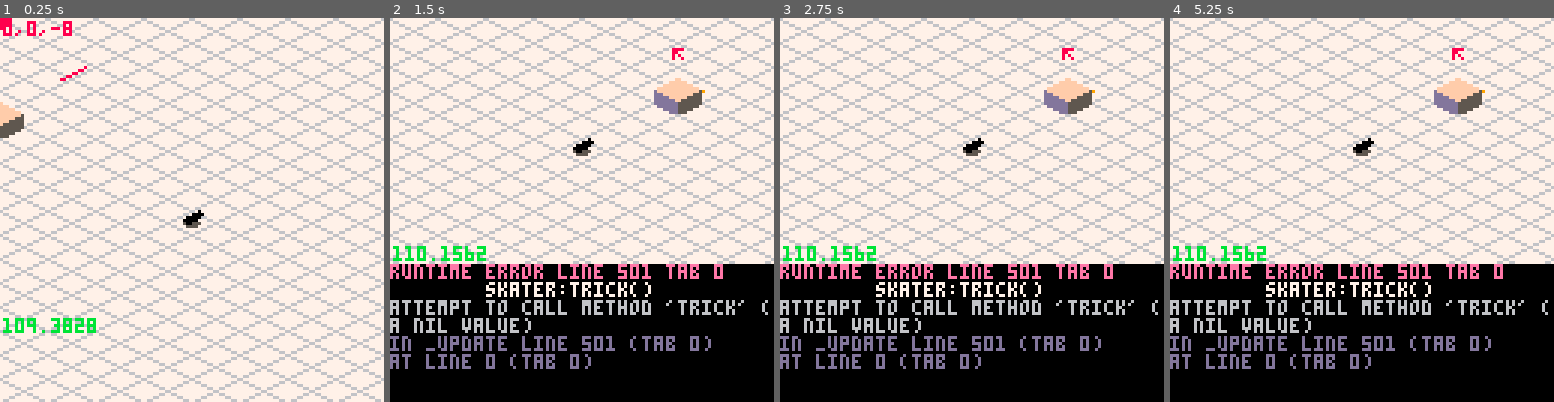
Above: before the commit, frames 1-4 (left to right).
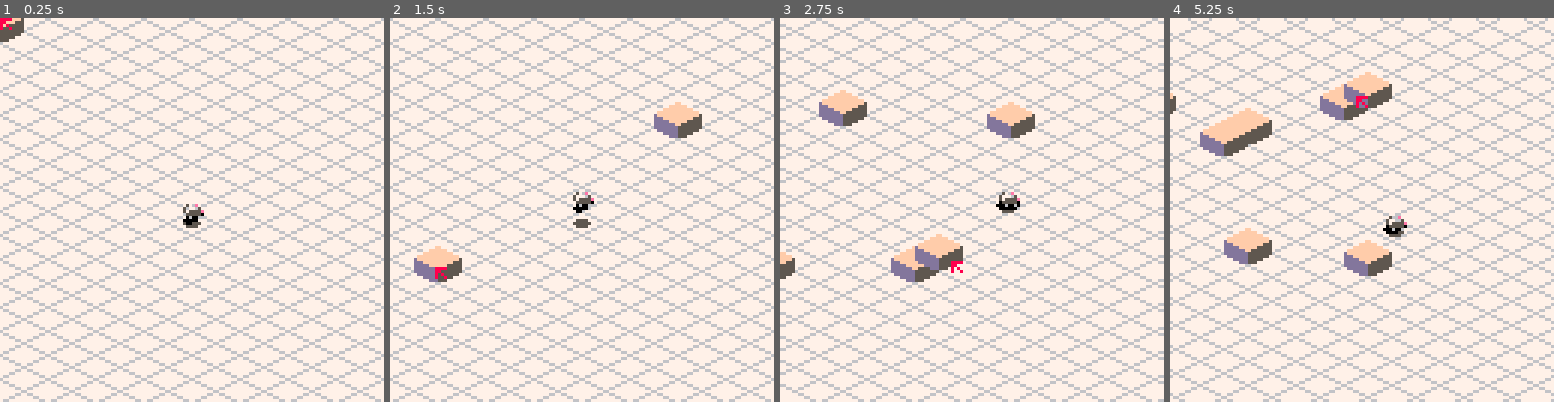
Above: after the commit, the same moments.

Repository: morganq/tinyhawk
Game: PICO-8 cartridge tinyhawk.p8
Two runs of this game, one before a commit and one after it. Both use one fixed random seed, a clock stepped at 60 frames per second and the inputs below.
Inputs (mouse positions are in pixels of both pictures, inside the frame that each line leads up to):
- Up to frame 1 (0.25 s): no input
- Up to frame 2 (1.5 s): tap X (X key) at 0.33, 1.07 s; click (670, 121) at 0.67 s; tap O (Z key) at 0.7 s; click (436, 267) at 1.22 s
- Up to frame 3 (2.75 s): hold Right 1.6-2.1 s; tap O (Z key) at 1.7, 2.1, 2.5 s; click (887, 114) at 1.77 s; tap X (X key) at 1.85 s; hold Up 2.15-2.42 s; click (952, 259) at 2.32 s; hold Right from 2.47 s (still down)
- Up to frame 4 (5.25 s): click (1404, 106) at 2.87 s; tap O (Z key) every 0.4 s from 2.9 to 4.9 s; tap X (X key) at 2.97, 4.08, 5.2 s; release Right at 3.03 s; hold Left 3.08-3.58 s; click (1465, 256) at 3.42 s; hold Down 3.63-3.97 s; click (1231, 102) at 3.97 s; hold Right 4.02-4.68 s; click (1292, 248) at 4.52 s; hold Up 4.73-5.03 s; click (1354, 94) at 5.07 s; hold Left from 5.08 s (still down)

The runs differ from the first frame. In frame 1, 1.5% of the frame differs, in the area x 0-54%, y 0-83%; in frame 2, 38%; in frame 3, 62%; in frame 4, 66%, in the area x 0-100%, y 0-100%.
Error before the commit: runtime error line 501 tab 0; skater:trick(); attempt to call method 'trick' (a nil value)

Commit message:
pre change controls

Diff:
--- a/collision.lua
+++ b/collision.lua
@@ -1,9 +1,4 @@
-function get_cell(v)
-    local x,z = v[1]\1, v[3]\1
-    if map[x] and map[x][z] then
-        return map[x][z]
-    end
-end
+ground_volume = {{pt={0,0,0}, normal={0,1,0}}}
 
 block_volumes = {
     {
@@ -200,55 +195,51 @@
     local e = 0.001
     local eps = 0.001
     local loops = 0
-    --printh("--")
-    --printh("TOTAL VEL LEN = " .. v_mag(new_vel))
+    local collision_plane = nil
     while not done do
         local mag = v_mag(new_vel)
-        --printh("loop vel len = " .. mag)
         local start_pt = v_copy(new_pt)
         local nearest_volume, nearest, nt = find_first_collision(new_pt, new_vel, volumes)
+
         if nearest and loops < 20 then
-            --printh("collision, nt = " .. nt)
-            --pv(nearest.normal)
+            collision_plane = nearest
             local t = nt - eps / mag
             local delta = v_mul(new_vel, t)
-
             new_pt = v_add(new_pt, delta)
-            --printh("new point = ")
-            --pv(new_pt)
             local vel_rest = v_mul(new_vel, 1 - t)
-            --local tangent = {nearest.normal[2], -nearest.normal[1], nearest.normal[3]}
-            --local tangent = {0,0,1}
             local tangent = v_norm( v_cross( v_cross( v_norm(new_vel), nearest.normal ), nearest.normal ) )
-            --printh("tangent")
-            --pv(tangent)
             local tmsq = v_mag( tangent )
             if tmsq < 0.9 or tmsq > 1.1 then
                 done = true
             else
                 local dist_tan = v_dot(vel_rest, tangent)
-                --printh(dist_tan .. " / " .. v_mag(vel_rest))
-                --new_vel = v_mul(tangent, v_mag(vel_rest) * sign(dist_tan))
                 new_vel = v_mul(tangent, dist_tan)
-                --pv(new_vel)
             end
 
-            --new_vel = v_sub(new_vel, delta)
-            --local d = v_dot(new_vel, nearest.normal)
-            --local j = max((1 + e) * -d, 0);
-            --printh("old vel: " .. v_mag(new_vel))
-
-            --new_vel = v_add(new_vel, v_mul(nearest.normal, j))
-            --local tangent = {nearest.normal.y, -nearest.normal.x, nearest.normal.z}
-            --local vel2 = v_sub(new_pt, start_pt)
-            --local projection = v_dot(vel2, tangent)
-            --new_vel =
             loops += 1
         else
             done = true
-            new_pt = v_add(new_pt, new_vel)
-        end
-    end
-
-    return new_pt, v_sub(new_pt, pt)
-end
+            new_pt = v_add(new_pt, new_vel), collision_plane
+        end
+    end
+
+    return new_pt, v_sub(new_pt, pt), collision_plane
+end
+
+function get_rail_t(pt, rail)
+    local delta = v_sub(rail[2], rail[1])
+    local len = v_mag(delta)
+    local rail_fwd = v_norm(delta)
+    local pos_delta = v_sub(pt, rail[1])
+    return v_dot(pos_delta, rail_fwd), rail_fwd, len
+end
+
+function get_next_rail_pt(pt, fwd, speed, rail)
+    local t, rail_fwd, len = get_rail_t(pt, rail)
+    local t2 = t + speed
+    printh("t: " .. t .. " t2: " .. t2)
+    if v_dot(fwd, rail_fwd) < 0 then
+        t2 = t - speed
+    end
+    return v_add(rail[1], v_mul(rail_fwd, t2)), t, len
+end
--- a/editor.lua
+++ b/editor.lua
@@ -52,6 +52,17 @@
         rotation = (rotation + 1) % 4
         editor_fliph = rotations[rotation + 1][1]
         editor_flipv = rotations[rotation + 1][2]
+    end
+
+    if symbol == "g" then
+        fix_grinds()
+    end
+
+    if symbol == "s" then
+        save()
+    end
+    if symbol == "l" then
+        load()
     end
 
     if btn(0) then
@@ -126,8 +137,33 @@
     debugs = {}
 
     camera()
-    print(mv[1] .. "," .. mv[2] .. "," .. mv[3], 1, 1, 8)
-    draw_v(v_mul(skater.fwd, 1), 20, 20)
+    --print(mv[1] .. "," .. mv[2] .. "," .. mv[3], 1, 1, 8)
+    --draw_v(v_mul(skater.fwd, 1), 20, 20)
     spr(1, mx, my)
-    print(stat(0), 1, 100, 11)
+    --print(stat(0), 1, 100, 11)
+    if skater.grind_line != nil then
+        print("~grind~", 40, 100, 8)
+    end
 end
+
+function save()
+    local string = ""
+    for x, zs in pairs(map) do
+        for z, cell in pairs(zs) do
+            string ..= x .. "," .. z .. "," .. cell.elev .. "," .. cell.index .. "," .. (cell.fliph and 1 or 0) .. "," .. (cell.flipv and 1 or 0) .. ";"
+        end
+    end
+    printh(string)
+end
+
+local LEVEL = "-4,0,0,3,0,0;-1,0,0,2,0,0;-5,1,0,3,1,0;-5,-1,0,3,1,1;-5,0,0.5,1,1,1;-2,1,0,2,1,0;-2,0,0,1,0,0;-2,-1,0,1,0,0;-2,-2,0,1,0,0;-2,-3,0,1,0,0;-6,0,0,3,0,1;-3,-3,0,1,0,0"
+function load()
+    local s = LEVEL
+    for t in all(split(s, ";")) do
+        local parts = split(t, ",")
+        if parts then
+            add_map_tile(parts[1], parts[2], parts[4], parts[3], parts[5] == 1, parts[6] == 1)
+        end
+    end
+    fix_grinds()
+end
--- a/iso.lua
+++ b/iso.lua
@@ -27,37 +27,44 @@
             line(x, y, x, y + 8 * elev, 5)
         end
     end
-
+    pal()
 end
 
 ------
 
 tiles = {
     {sprite = 2, height = 0.5, volumes = block_volumes, rails = {
-        {{-0.5, 0.5, -0.5}, {-0.5, 0.5, 0.5}}
+        {{-0.499, 0.499, -0.499}, {-0.499, 0.499, 0.499}},
+        {{-0.499, 0.499, 0.499}, {0.499, 0.499, 0.499}},
+        {{0.499, 0.499, 0.499}, {0.499, 0.499, -0.499}},
+        {{0.499, 0.499, -0.499}, {-0.499, 0.499, -0.499}},
     }},
-    {sprite = 6, height = 0.5, volumes = ramp_volumes},
-    {sprite = 10, height = 1, volumes = qp_volumes, is_qp = true},
+    {sprite = 6, height = 0.5, volumes = ramp_volumes, rails = {
+        {{-0.499, 0.499, -0.499}, {-0.499, 0.499, 0.499}},
+        {{-0.499, 0.499, 0.499}, {0.499, 0, 0.499}},
+        {{0.499, 0, 0.499}, {0.499, 0, -0.499}},
+        {{0.499, 0, -0.499}, {-0.499, 0.499, -0.499}},
+    }},
+    {sprite = 10, height = 1, volumes = qp_volumes, is_qp = true, rails = {
+        {{-0.499, 0.999, -0.499}, {-0.499, 0.999, 0.499}},
+
+    }},
 }
 
 function make_cell(tile, x, z, elev, fliph, flipv)
     return {tiletype = tile, x=x, z=z, elev = elev or 0, fliph = fliph or false, flipv = flipv or false}
 end
 
+function get_cell(v)
+    local x,z = v[1]\1, v[3]\1
+    if map[x] and map[x][z] then
+        return map[x][z]
+    end
+end
+
 map = {}
-rails = {}
 
 local rendersize = 24
-
---[[
-cell:
-    x
-    z
-    elev
-    hflip
-    vflip
-    tiletype *
-]]
 
 function render_grid(x, z)
     for i = x, x + rendersize do
@@ -79,24 +86,33 @@
     if map[x] == nil then map[x] = {} end
     if not map[x][z] then
         local tile = tiles[ind]
+        local cell = make_cell(tile, x, z, elev, fliph, flipv)
         local e = {
             pos = {x,0,z},
             center = {x + 0.5, 0, z + 0.5},
-            cell = make_cell(tile, x, z, elev, fliph, flipv),
+            cell = cell,
             height = elev + 1,
             draw = function(self)
                 isospr(
                     self.cell.tiletype.sprite, {x,0,z},
                     self.cell.tiletype.height, self.cell.elev,
                     self.cell.fliph, self.cell.flipv)
+                --[[for rail in all(self.cell.rails) do
+                    local p1, p2 = v2p(rail[1]), v2p(rail[2])
+                    line(p1[1], p1[2], p2[1], p2[2], 9)
+                end]]--
             end
         }
-        e.cell.planes = planes
-        e.cell.ent = e
+        cell.ent = e
+        cell.index = ind
         add(all_entities, e)
         map[x][z] = e.cell
+        e.cell.rails = {}
+        local rail_offset = {e.center[1], elev, e.center[3]}
         for rail in all(tile.rails) do
-            add(rails, {v_add(rail[1], e.center), v_add(rail[2], e.center)})
+            local r1 = rotate(rail[1], cell.fliph, cell.flipv)
+            local r2 = rotate(rail[2], cell.fliph, cell.flipv)
+            add(e.cell.rails, {v_add(r1, rail_offset), v_add(r2, rail_offset)})
         end
 
     end
@@ -122,11 +138,13 @@
     for ent in all(all_entities) do
         ent:draw()
     end
-    for rail in all(rails) do
-        local p1 = v2p(rail[1])
-        local p2 = v2p(rail[2])
-        line(p1[1], p1[2], p2[1], p2[2], 9)
+    if skater.grind_line then
+        local p1, p2 = v2p(skater.grind_line[1]), v2p(skater.grind_line[2])
+        line(p1[1], p1[2], p2[1], p2[2], 10)
     end
+    fillp(0b1010010110100101.11)
+    skater:draw()
+    fillp()
 end
 
 function debug_tile(v, c)
@@ -147,3 +165,28 @@
     local dx, dy = o1[1] - o2[1], o1[2] - o2[2]
     line(ox, oy, ox + dx, oy + dy, c or 8)
 end
+
+function fix_grinds()
+    for x, zs in pairs(map) do
+        for z, cell in pairs(zs) do
+            volumes = prepare_collision_volumes(get_cells_within({x + 0.5, 0, z + 0.5}, 1))
+            add(volumes, ground_volume)
+            for rail in all(cell.rails) do
+                local center = v_mul(v_add(rail[1], rail[2]), 0.5)
+                local delta = v_sub(rail[2], rail[1])
+                local rf = v_norm(delta)
+                local side = v_mul(v_cross(rf, {0,1,0}), 0.125)
+                local test1 = v_add(center, side)
+                test1[2] += 20
+                local test2 = v_sub(center, side)
+                test2[2] += 20
+                local res1 = find_first_collision(test1, {0, -20.125, 0}, volumes)
+                local res2 = find_first_collision(test2, {0, -20.125, 0}, volumes)
+                if res1 and res2 then
+                    del(cell.rails, rail)
+                end
+            end
+        end
+    end
+
+end
--- a/skater.lua
+++ b/skater.lua
@@ -6,11 +6,17 @@
         center = {0.5, 0, 0.5},
         vel = {0, 0, 0},
         fwd = {-1, 0, 0},
-        sk_facing = {1, 0, 0},
+        flat_fwd = {1, 0, 0},
         jump_charge = 0,
         height = 0.125,
+        airborne = false,
         current_qp = nil,
         floor_normal = {0,1,0},
+        grind_line = nil,
+        grind_fwd = 0,
+        grind_speed = 0,
+        char_y = 0,
+        char_yv = 0,
         draw = function(self)
             local skate_fwd = self.fwd--v_norm({self.sk_facing[1], mid(self.vel[2] * 2, -3.9, 3.9), self.sk_facing[3]})
             --pv(skate_fwd)
@@ -20,64 +26,167 @@
                 local p = v2p(v)
                 circfill(p[1], p[2] - 1, 1.5, 0)
             end
+            local p = v2p({self.pos[1], self.char_y, self.pos[3]})
+            spr(17, p[1] - 4, p[2] - 8, 1, 1, (self.fwd[1] - self.fwd[3]) > 0)
         end,
         control = function(self, v)
-            self.vel = v_add(self.vel, v_mul(v, 0.0085))
+            if self.grind_line != nil then
+                return
+            end
+            self.vel = v_add(self.vel, v_mul(v, 0.0055))
             --self.vel = v_add(self.vel, v_mul(self.fwd, 0.0085))
         end,
         update = function(self)
+            -- try grind
+            if self.grind_line != nil then
+                --self.grind_speed = v_mag({self.vel[1], 0, self.vel[3]})
+                self.grind_speed -= self.grind_fwd[2] * 0.01 + 0.002
+                local next_pos,t,len = get_next_rail_pt(self.pos, self.grind_fwd, self.grind_speed, self.grind_line)
+
+                self.fwd = self.grind_fwd
+                self.vel = v_mul(self.fwd, self.grind_speed)
+                if self.grind_speed < 0.005 then
+                    printh("grind end speed")
+                    self.grind_line = nil
+                end
+                if t > len or t < 0 then
+                    self.grind_line = nil
+                    self:lock_grind(0)
+                    printh("grind end t")
+                end
+            end
+
+            -- do everything else
             local flat_vel = {self.vel[1], 0, self.vel[3]}
             local speed_sq = v_mag_sq(flat_vel)
-            if speed_sq > 0.01 then
+            if speed_sq > 0.002 then
                 self.fwd = v_norm(self.vel)
-                self.sk_facing = {self.fwd[1], self.fwd[2], self.fwd[3]}
+                self.flat_fwd = v_norm({self.fwd[1], 0, self.fwd[3]})
                 local speed = v_mag(flat_vel)
-                flat_vel = v_mul(v_norm(flat_vel), min(speed - 0.002, 0.25))
+                flat_vel = v_mul(v_norm(flat_vel), min(speed - 0.001, 0.125))
                 --flat_vel = v_mul(v_norm(flat_vel), min(speed, 0.25))
                 self.vel = {flat_vel[1], self.vel[2], flat_vel[3]}
             else
                 self.vel = {0,self.vel[2],0}
             end
-            --self.vel[2] -= 0.02
-
-            local cells = {}
-            local next_pos = v_add(self.pos, self.vel)
-
-            for x = next_pos[1] - 0.5, next_pos[1] + 0.5 do
-                for z = next_pos[3] - 0.5, next_pos[3] + 0.5 do
-                    local cell = get_cell({x,0,z})
-                    if cell then -- and next_pos[2] <= cell.elev + cell.tile.height then
-                        add(cells, cell)
-                    end
-                end
-            end
-            local volumes = prepare_collision_volumes(cells)
-
-            add(volumes, {{pt={next_pos[1], 0, next_pos[3]}, normal={0,1,0}}})
+
+            self:update_qp()
+
+            local volumes = prepare_collision_volumes(get_cells_within(self.pos, 0.5))
+
+            add(volumes, ground_volume)
+            local gravity = -0.014
+            self.airborne = true
+            if self.grind_line != nil then
+                gravity = 0
+                self.airborne = false
+            end
             local p1 = v_copy(self.pos)
-            self.pos, self.vel = collide_point_volumes(self.pos, v_add(self.vel, {0, -0.02, 0}), volumes)
+            self.pos, self.vel, collision_plane = collide_point_volumes(self.pos, v_add(self.vel, {0, gravity, 0}), volumes)
             self.vel = v_sub(self.pos, p1)
-
+            if collision_plane != nil then
+                --self.grind_line = nil
+                --pv(collision_plane.normal, "collision: ")
+                if collision_plane.normal[2] > 0.5 then
+                    self.airborne = false
+                end
+            end
+
+            self.center = {self.pos[1], self.pos[2] + 0.125, self.pos[3]}
+
+            self.shadow.pos = find_ground(self.pos)
+            self.shadow.center = self.shadow.pos
+
+            self.char_yv -= 0.02
+            self.char_y = self.char_y + self.char_yv
+            if self.char_y < self.pos[2] then
+                self.char_yv = - self.char_yv * 0.4
+                self.char_y = self.pos[2]
+            elseif self.char_y > self.pos[2] + 0.5 then
+                self.char_y = self.pos[2] + 0.5
+                self.char_yv = self.vel[2]
+            end
+
+        end,
+        update_qp = function(self)
             local cell = get_cell(self.pos)
+            self.current_qp = nil
             if cell and cell.tiletype.is_qp then
                 self.current_qp = cell
-            end
-
-            self.center = {self.pos[1], self.pos[2] + 0.125, self.pos[3]}
-
-            local h = 0--pos_height_fn(self.pos)
-            if self.pos[2] >= h then
-               self.shadow.pos = find_ground(self.pos)
-               self.shadow.center = self.shadow.pos
-            end
-
-            --printh("vel len = " .. v_mag(self.vel))
-            pv(self.pos)
-
+                if cell.fliph and cell.flipv then
+                    self.vel[3] = min(self.vel[3], (cell.z + 0.95) - self.pos[3])
+                elseif cell.fliph and not cell.flipv then
+                    self.vel[3] = max(self.vel[3], cell.z + 0.05 - self.pos[3])
+                elseif not cell.fliph and cell.flipv then
+                    self.vel[1] = min(self.vel[1], (cell.x + 0.95) - self.pos[1])
+                else
+                    self.vel[1] = max(self.vel[1], cell.x + 0.05 - self.pos[1])
+                end
+            end
         end,
         jump = function(self)
-            self.vel = v_add(self.vel, {0, mid(self.jump_charge, 4, 10) / 46, 0})
-            self.jump_charge = 0
+            if not self.airborne then
+                self.airborne = true
+                pv(self.vel, "jump pre vel: ")
+                self.vel = v_add(self.vel, {0, mid(self.jump_charge, 6, 10) / 46, 0})
+                pv(self.vel, "jump post vel: ")
+                self.jump_charge = 0
+                self.grind_line = nil
+                self.char_yv = self.vel[2] * 1.125
+            end
+        end,
+        trick = function(self)
+            if self.airborne then
+                self:lock_grind(0.03)
+            end
+        end,
+        lock_grind = function(self, speedup)
+            local best_grind, dir = self:get_best_grind()
+            self.grind_line = best_grind
+            if self.grind_line then
+                self.airborne = false
+                -- mv calc
+                self.grind_fwd = v_mul(v_norm(v_sub(best_grind[2], best_grind[1])), dir)
+                self.grind_speed = v_mag({self.vel[1], 0, self.vel[3]}) + speedup
+                local flat_fwd = {self.fwd[1], 0, self.fwd[3]}
+                local pos = get_next_rail_pt(self.pos, flat_fwd, self.grind_speed, self.grind_line)
+                local up = v_cross(v_cross(self.grind_fwd, {0,1,0}), self.grind_fwd)
+                up = v_mul(up, 0.125)
+                self.pos = v_add(pos, up)
+                printh(self.grind_speed)
+            end
+        end,
+        get_best_grind = function(self)
+            local best = self.grind_line
+            local grind_score = 0.25
+            local next_pos = v_add(self.pos, self.vel)
+            local dir = 1
+            for cell in all(get_cells_within(next_pos, 1)) do
+                for rail in all(cell.rails) do
+                    local t, rail_fwd, len = get_rail_t(next_pos, rail)
+                    local flat_fwd = v_norm({self.fwd[1], 0, self.fwd[3]})
+                    local closest_pt
+                    if t < 0 then
+                        closest_pt = rail[1]
+                    elseif t > 1 then
+                        closest_pt = rail[2]
+                    else
+                        closest_pt = v_add(rail[1], v_mul(rail_fwd, t))
+                    end
+                    local dist = v_mag(v_sub(next_pos, closest_pt))
+                    local gs = 0
+                    if dist < 0.75 and t > 0 and t < len then
+                        gs = abs(v_dot(rail_fwd, flat_fwd)) / dist
+                        if gs > grind_score then
+                            grind_score = gs
+                            best = rail
+                            dir = sign(v_dot(rail_fwd, flat_fwd))
+                            printh(dir)
+                        end
+                    end
+                end
+            end
+            return best, dir
         end,
     }
     e.shadow = {
--- a/util.lua
+++ b/util.lua
@@ -36,8 +36,8 @@
     return t2
 end
 
-function pv(v)
-    printh(v[1] .. "," .. v[2] .. "," .. v[3])
+function pv(v, label)
+    printh((label or "") .. v[1] .. "," .. v[2] .. "," .. v[3])
 end
 
 function v2p(v)
@@ -55,9 +55,9 @@
 function p2v(p)
     local x, y = p[1] - 64 - scroll[1], p[2] - 64 - scroll[2]
     return {
-       (x / -8 + y / 8) / 2,
+       (x / -8 + y / 4) / 2,
         0,
-       (y / 8 + x / 8) / 2,
+       (y / 4 + x / 8) / 2,
     }
 end
 
@@ -72,3 +72,13 @@
 end
 
 function sign(x) return x > 0 and 1 or -1 end
+
+function get_cells_within(pt, range)
+    local cells = {}
+    for x = pt[1] - range, pt[1] + range do
+        for z = pt[3] - range, pt[3] + range do
+            add(cells, get_cell({x,0,z}))
+        end
+    end
+    return cells
+end
Not shown, changed: 18 lines of the sprite sheet (__gfx__) section of tinyhawk.p8
